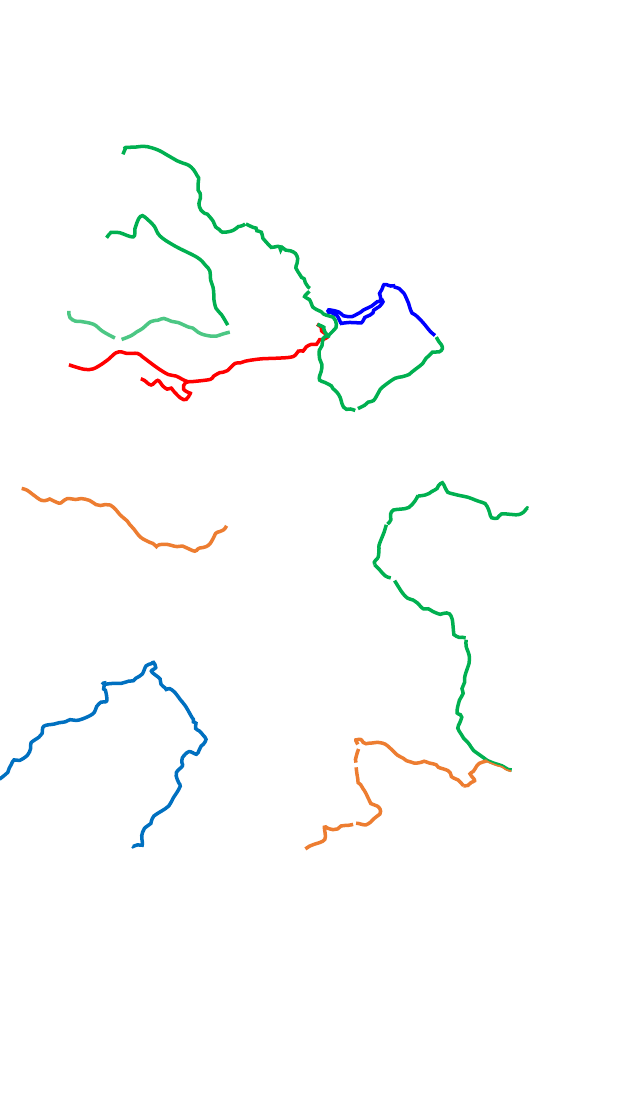
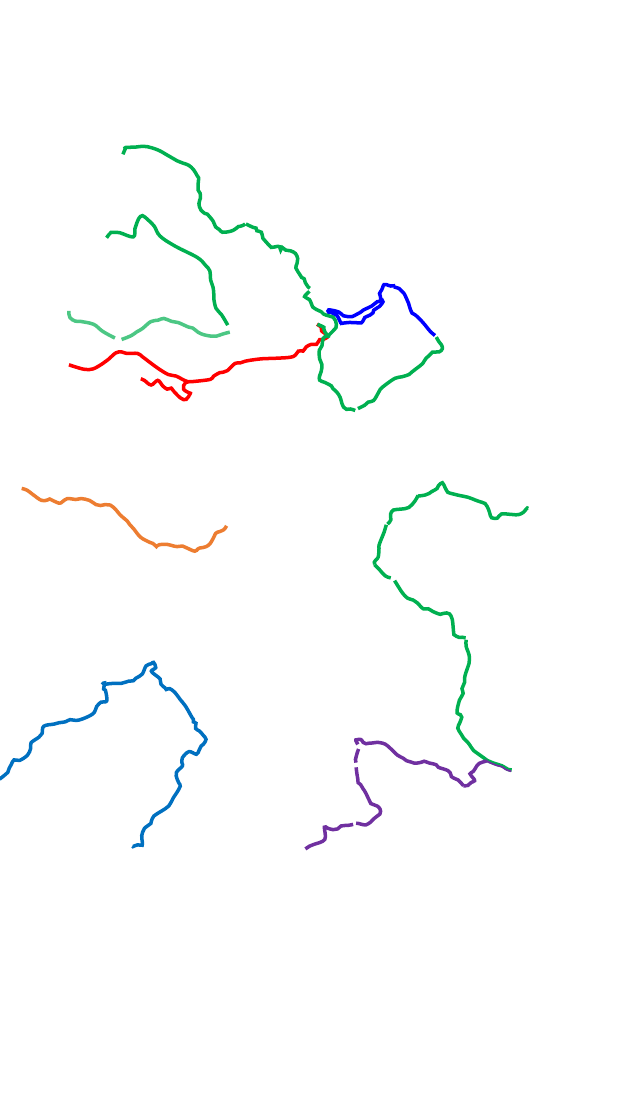
Before and after one commit to whitesoun/homepage, a slide deck: slide 2 of 0.PPT파일/등산지도_경로_세로_2020-08-29.pptx. Drawn at 630x1120 pixels with LibreOffice and Linux fonts; fonts in the diff are those of the drawing; background and template pictures are left out. Boxes give left, top, right and bottom in pixels: in the first picture for what was removed or moved away, otherwise in the second. Text is boxed around its words. In the diff, an @@ line names an element or a change of style, - is before the commit and + after.

```diff
--- a/0.PPT파일/등산지도_경로_세로_2020-08-29.pptx
+++ b/0.PPT파일/등산지도_경로_세로_2020-08-29.pptx
@@ freeform shape at (486,761,511,771): outline #ED7D31 1.5 pt to #7030A0 1.5 pt @@
@@ outline #ED7D31 3 pt to #7030A0 3 pt in 5 elements at (464,761,487,786), (356,739,464,785), (355,749,359,763), (356,768,381,826), (306,824,354,848) @@
```
Also in this commit, not shown: 3 other files.
